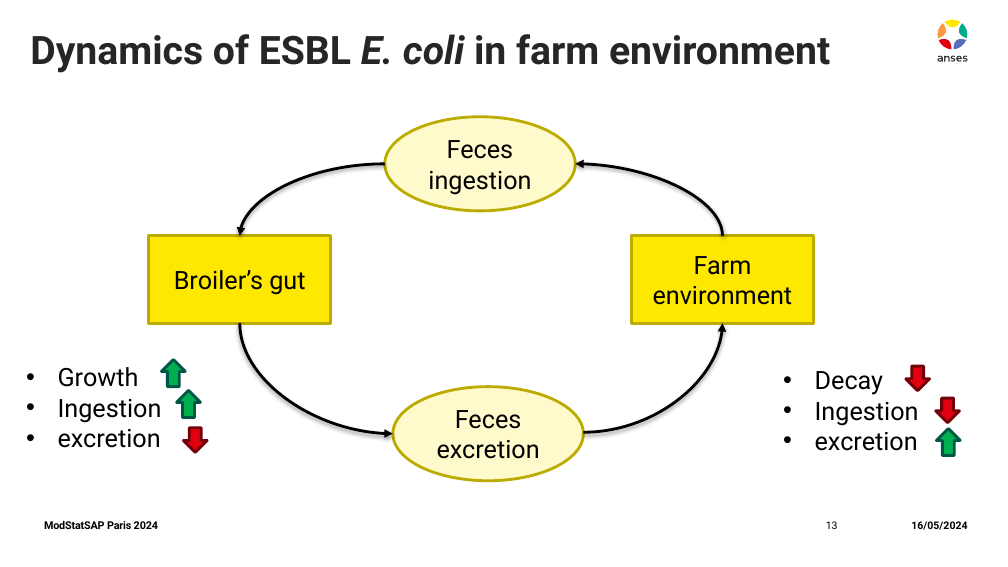
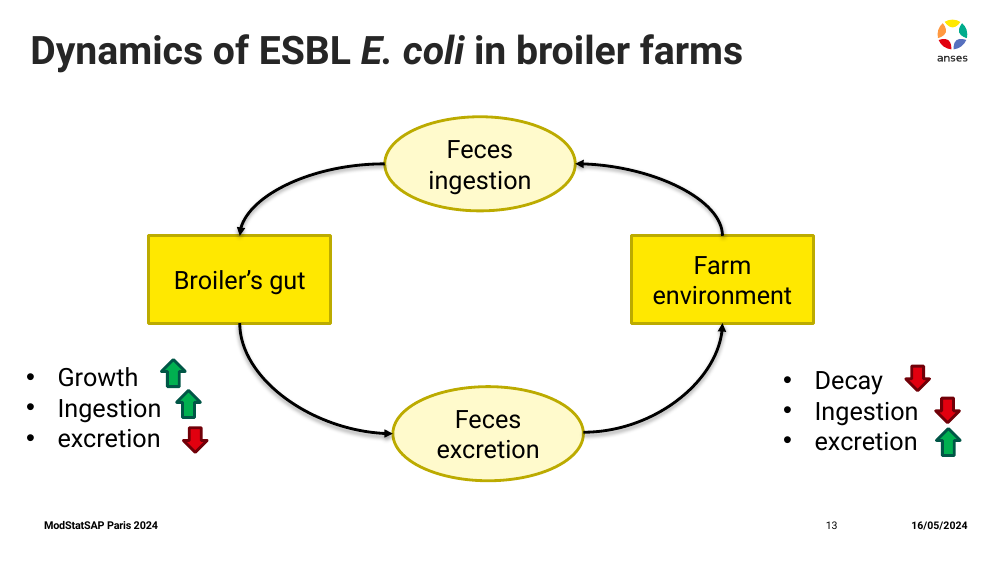
Before and after one commit to ENVIRE-JPIAMR/farm-module, a slide deck: slide 13 of docs/ModStatSAP_sbasak.pptx. Drawn at 1008x567 pixels with LibreOffice and Linux fonts; fonts in the diff are those of the drawing. Boxes give left, top, right and bottom in pixels: in the first picture for what was removed or moved away, otherwise in the second. Text is boxed around its words. In the diff, an @@ line names an element or a change of style, - is before the commit and + after.

```diff
--- a/docs/ModStatSAP_sbasak.pptx
+++ b/docs/ModStatSAP_sbasak.pptx
@@ title at (30, 34, 743, 73): text changed @@
-Dynamics of ESBL E. coli in farm environment
+Dynamics of ESBL E. coli in broiler farms
```
Also in this commit, not shown: 4 other slides changed.
